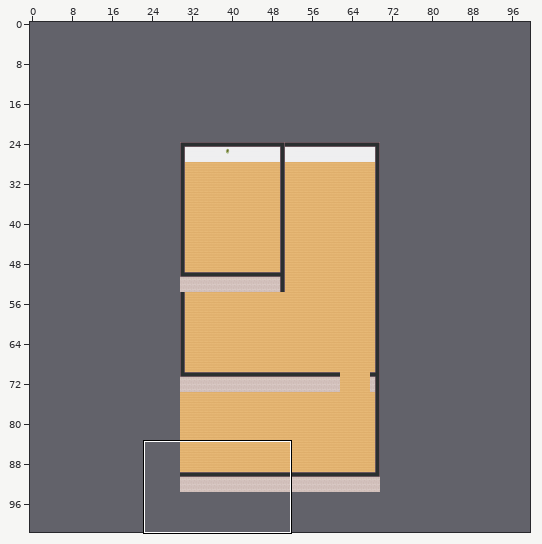
Two versions of a level (Tiled map (JSON), i-unit-Startermap.tmj). Above: a wide view before the commit, with the close-up outlined.
Close-up. As it was:
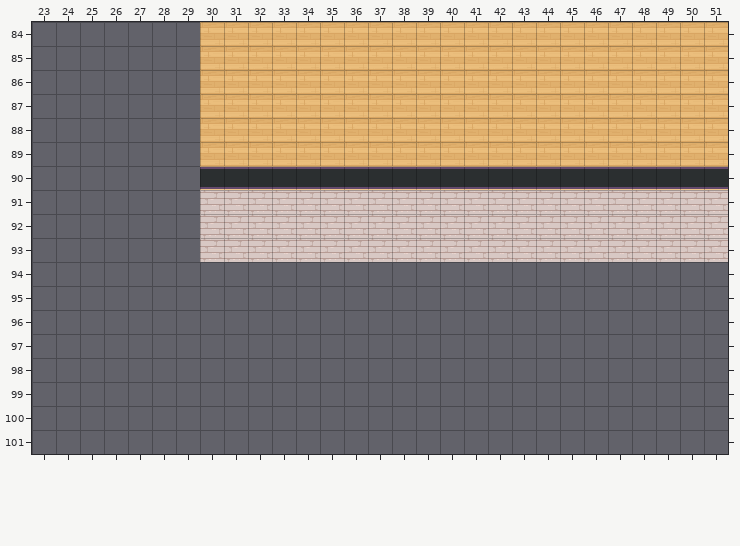
Cells are 32x32 px. Shown: x 23..51, y 84..101. The commit also changed other parts of the map, which this record leaves out. The old version is drawn lined up with the new one.
After:
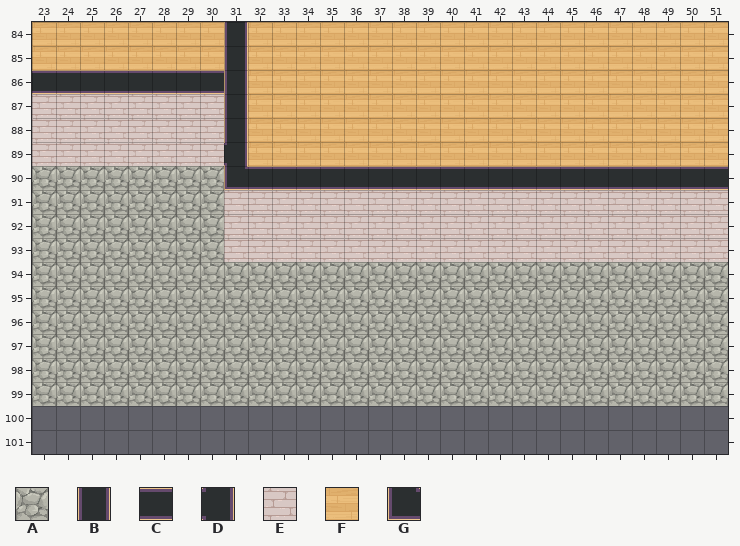
Key: from "WA_Exterior": A 664; from "WA_Room_Builder": B 102, C 104, D 158, E 310, F 350, G 368.
_ is an empty cell, # one hidden under a higher layer, . an unchanged one.
From old to new:
map size 40x70 -> 100x100 cells (old content now starts at 30,24; both pictures use the new coordinates)
--- layer "floor/floor1"
@@ x 23..51 @@
- 84 _______......................
- 85 _______......................
- 86 .......F.....................
- 87 .......F.....................
- 88 .......F.....................
- 89 .......F.....................
- 90 _______#.....................
- 91 _______#.....................
- 92 _______#.....................
- 93 _______#.....................
- 94 _____________________________
- 95 _____________________________
- 96 _____________________________
- 97 _____________________________
- 98 _____________________________
- 99 _____________________________
+ 84 FFFFFFF......................
+ 85 FFFFFFF......................
+ 86 ......._.....................
+ 87 ......._.....................
+ 88 ......._.....................
+ 89 ......._.....................
+ 90 AAAAAAAA.....................
+ 91 AAAAAAAA.....................
+ 92 AAAAAAAA.....................
+ 93 AAAAAAAA.....................
+ 94 AAAAAAAAAAAAAAAAAAAAAAAAAAAAA
+ 95 AAAAAAAAAAAAAAAAAAAAAAAAAAAAA
+ 96 AAAAAAAAAAAAAAAAAAAAAAAAAAAAA
+ 97 AAAAAAAAAAAAAAAAAAAAAAAAAAAAA
+ 98 AAAAAAAAAAAAAAAAAAAAAAAAAAAAA
+ 99 AAAAAAAAAAAAAAAAAAAAAAAAAAAAA
--- layer "walls/walls1"
@@ x 23..31 @@
- 84 ........_
- 85 ........_
- 86 _________
- 87 _________
- 88 _________
- 89 _________
- 90 .......CC
- 91 .......E.
- 92 .......E.
- 93 .......E.
+ 84 ........B
+ 85 ........B
+ 86 CCCCCCCCB
+ 87 EEEEEEEEB
+ 88 EEEEEEEEB
+ 89 EEEEEEEED
+ 90 ......._G
+ 91 ......._.
+ 92 ......._.
+ 93 ......._.
Changed places in both close-ups, as pixel boxes (x1, y1, x2, y2):
changed: (32, 22, 728, 406)
